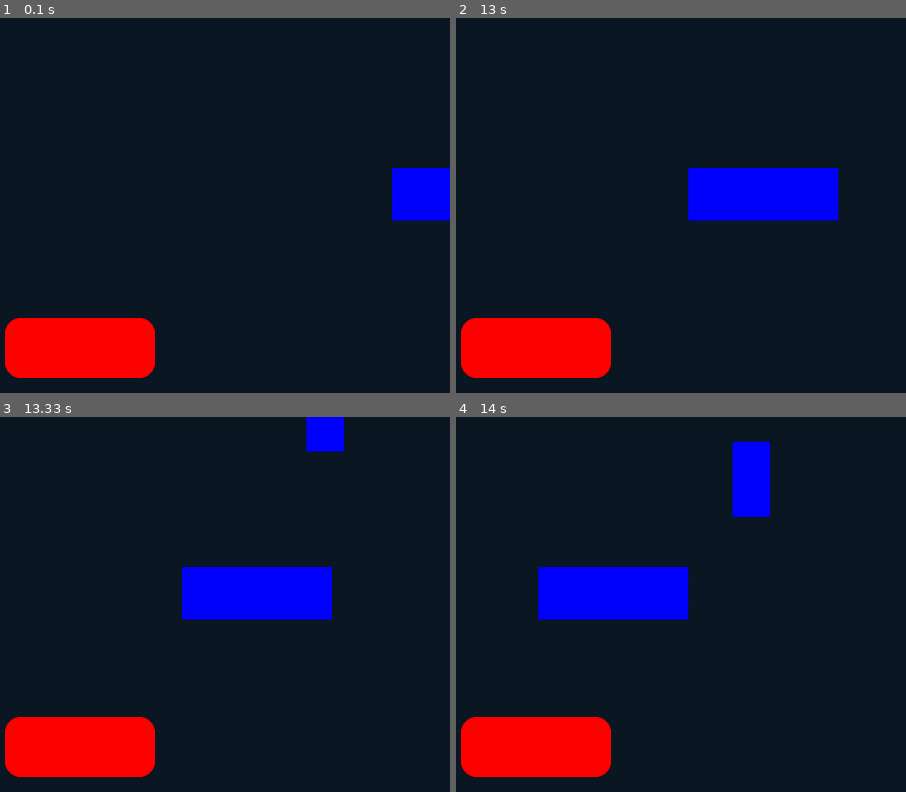
Above: before the commit, frames 1-4 (two rows, left to right).
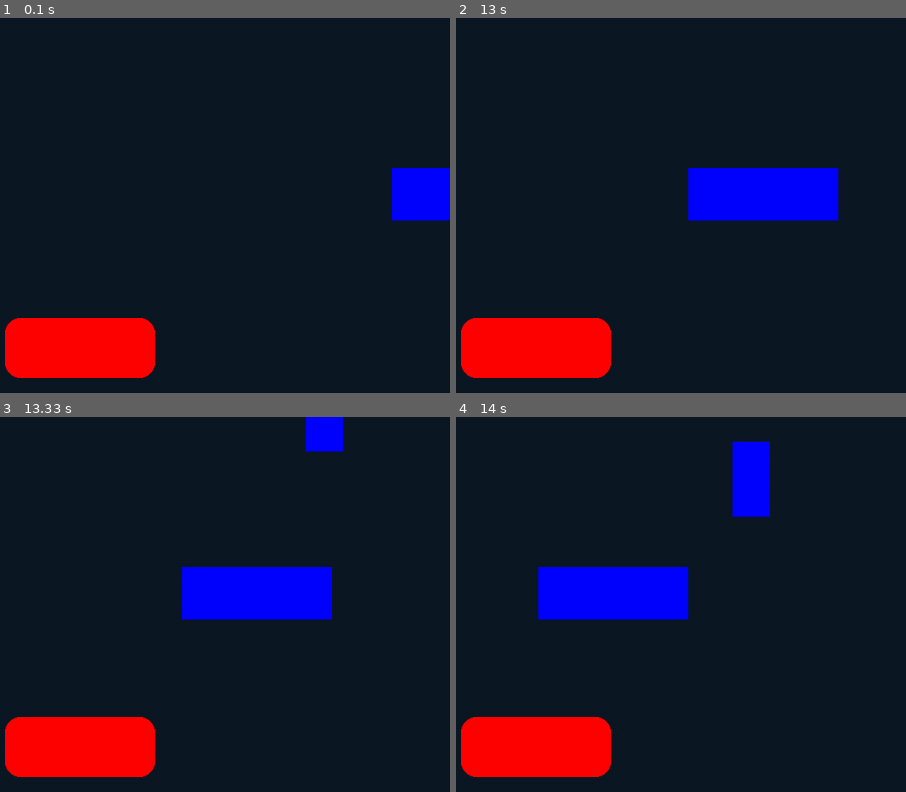
Above: after the commit, the same moments.

Repository: PANKRAV/Pygame-fun
Game: pygame game, started from scripts/main.py
Two runs of this game, one before a commit and one after it. Both use one fixed random seed, a clock stepped at 60 frames per second and the inputs below.
Inputs:
- Up to frame 1 (0.1 s): no input
- Up to frame 2 (13 s): hold Up 0.33-0.8 s; hold Right 0.83-1.47 s; hold Left 1.5-1.97 s; hold Right 2-2.47 s; hold Up 2.5-2.8 s; hold Right 2.83-3.3 s; hold Left 3.33-3.87 s; hold Left 3.9-4.3 s; hold Up 4.33-4.7 s; hold Right 4.73-5.37 s; hold Left 5.4-5.87 s; hold Right 5.9-6.37 s; tap Space at 5.97, 6.27, 6.8, 7.1, 7.3, 7.6, 7.87, 8.17, 8.3, 8.7, 9, 9.37, 9.67, 9.87, 10.17, 10.37, 10.7, 11, 11.2, 11.5, 11.77, 12.07, 12.6, 12.9 s; hold Right 6.73-7.2 s; hold Left 7.23-7.77 s; hold Left 7.8-8.2 s; hold Up 8.23-8.6 s; hold Right 8.63-9.27 s; hold Left 9.3-9.77 s; hold Right 9.8-10.27 s; hold Up 10.3-10.6 s; hold Right 10.63-11.1 s; hold Left 11.13-11.67 s; hold Left 11.7-12.1 s; hold Right from 12.53 s (still down)
- Up to frame 3 (13.33 s): release Right at 13.17 s; hold Left from 13.2 s (still down); tap Space at 13.27 s
- Up to frame 4 (14 s): tap Space at 13.57, 13.77 s; release Left at 13.67 s; hold Right from 13.7 s (still down)
The pictures show only the part of the screen within x 24-74%, y 0-50%; the shares and areas given below are measured in that part.

Frames 1-2 are identical in both runs. In frame 3, less than 0.1% of the frame differs, in the area x 67-77%, y 0-10%; in frame 4, nothing differs.

Commit message:
found a fix but now friction only wals on the same direction of platform's u when the player is on the platform

Diff:
--- a/scripts/main.py
+++ b/scripts/main.py
@@ -34,7 +34,7 @@
 player = sprites.Player(100, 1000 - v.ground_height - sprites.Player.height)
 platform1 = t.Platform(300, 400, 200, 80, v.RED, 0.6, True, 20)
 platform2 = t.Platform(700, 600, 200, 25, v.GREEN, 0.6)
-platform3 = t.Moving_Platform(800, 200, 200, 70, v.BLUE, 1, 200, 0, 400, 0, follow_player = True)
+platform3 = t.Moving_Platform(800, 200, 200, 70, v.BLUE, 0.2, 200, 0, 400, 0, follow_player = True)
 #enemies
 
 
--- a/scripts/sprites.py
+++ b/scripts/sprites.py
@@ -131,6 +131,18 @@
             self.isground = - 1
 
 
+
+        if self.isground > 0 :
+            if isinstance(v.plat_data[self.isground - 1], terrain.Moving_Platform) :
+
+                plat : terrain.Moving_Platform = v.plat_data[self.isground - 1]
+                if plat.follow_player :
+                    if plat.u["ux"] > 0 :
+                        if self.ux < plat.u["ux"] :
+                            self.ux = plat.u["ux"]
+                    else:
+                        if self.ux > plat.u["ux"] :
+                            self.ux = plat.u["ux"]
 #X-AXIS
         if self.pressed["right"]:
             self.ux = self.speed
@@ -212,14 +224,6 @@
         friction = physics.Friction(self)
         air_res = physics.Air_res(self)
 
-        if self.isground > 0 :
-            if isinstance(v.plat_data[self.isground - 1], terrain.Moving_Platform) :
-
-                plat : terrain.Moving_Platform = v.plat_data[self.isground - 1]
-                if plat.follow_player :
-                    #it adds the plat accelleration every frame
-                    pass
-                    #plat_acc = physics.Generic(self, (plat.u["ux"] - plat.ux0)/(v.dt * v.game_speed), plat.u["uy"]/(v.dt * v.game_speed))
         acc = physics.Acceleration.gather(v.acc_list)
 
         self.ax = acc["accx"]
